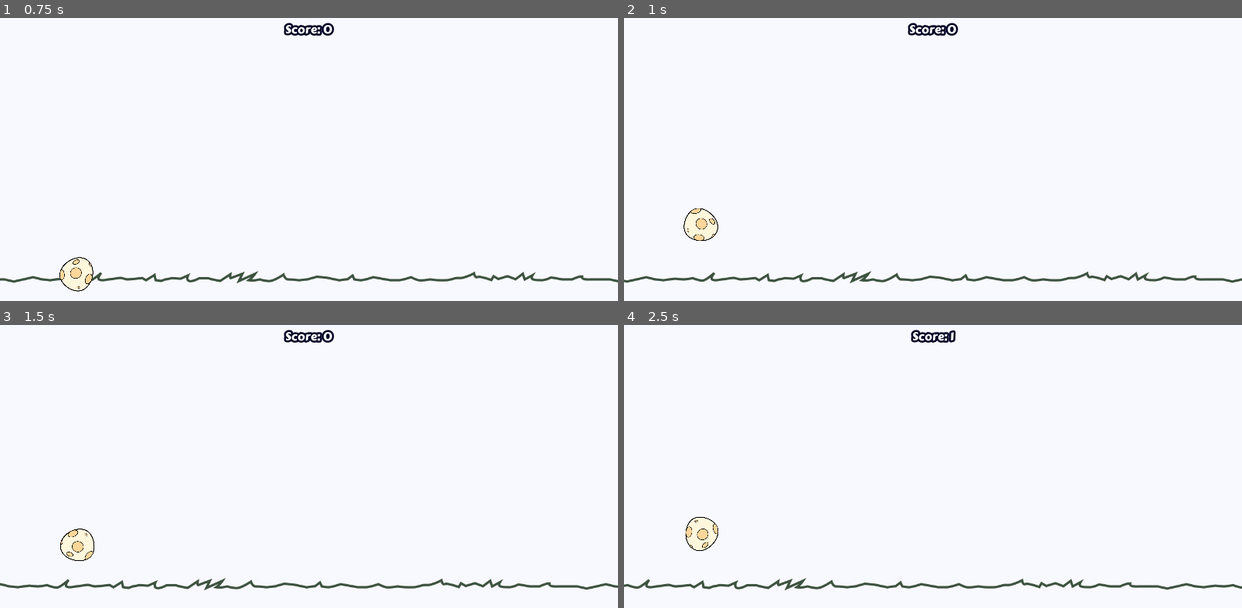
Above: before the commit, frames 1-4 (two rows, left to right).
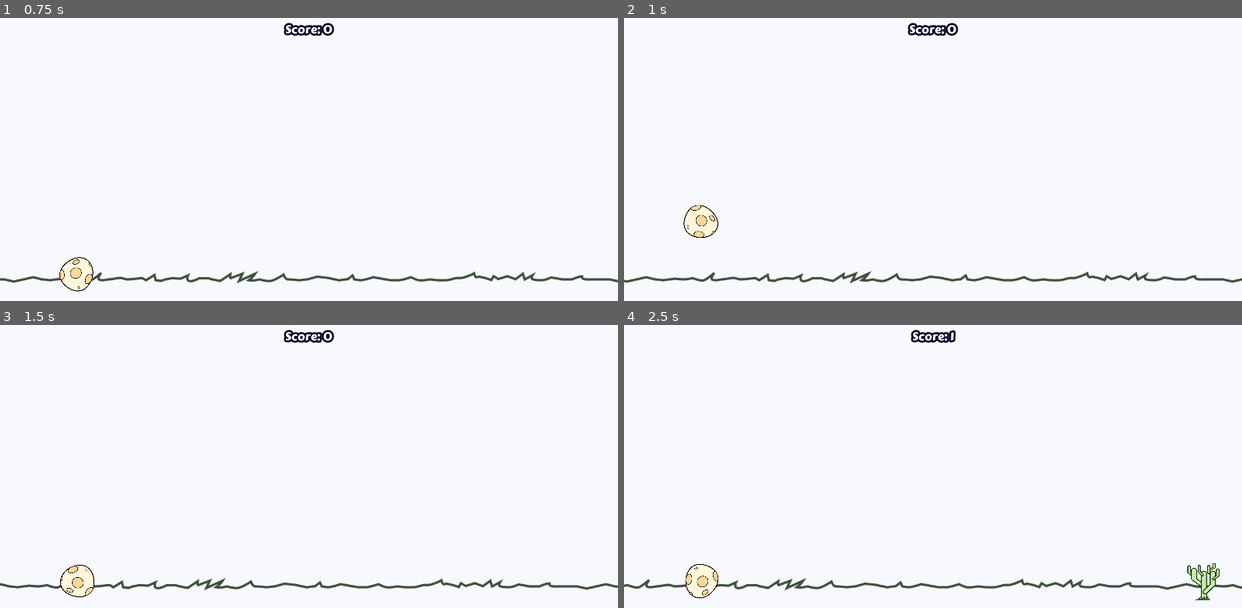
Above: after the commit, the same moments.

Repository: deutandev/Godot-Egg-Roll
Game: Godot game, scene res://src/UI/title.tscn
The game is run twice, just before and just after one commit, with the same random seed, the same clock (stepped at 60 frames per second) and the same inputs.
Inputs:
- Up to frame 1 (0.75 s): tap Enter at 0.5 s; tap Space (jump) at 0.6 s
- Up to frame 2 (1 s): tap Space (jump) at 0.77 s
- Up to frame 3 (1.5 s): tap Space (jump) at 1.07, 1.35 s
- Up to frame 4 (2.5 s): tap Space (jump) at 1.52, 1.82, 2.1 s

Frame 1 is identical in both runs. In frame 2, 0.3% of the frame differs, in the area x 9-16%, y 65-79%; in frame 3, 1.0%; in frame 4, 1.4%, in the area x 9-97%, y 67-98%.

Commit message:
Fix obstacle speed updates

Diff:
--- a/src/Global/Global.gd
+++ b/src/Global/Global.gd
@@ -2,3 +2,4 @@
 
 var current_score = 0
 var high_score = 0
+var obs_speed = 350
--- a/src/Main/Main.gd
+++ b/src/Main/Main.gd
@@ -1,8 +1,10 @@
 extends Node2D
 
 
+onready var score_label = $Control/CanvasLayer/ScoreLabel
 const OBSTACLE = preload("res://src/Obstacles/Obstacle.tscn")
-onready var score_label = $Control/CanvasLayer/ScoreLabel
+const OBS = preload("res://src/Obstacles/Obstacle2.tscn")
+var obs_list = [OBSTACLE, OBS]
 
 
 func _ready():
@@ -10,7 +12,7 @@
 
 
 func _on_ObstacleTimer_timeout():
-	var obs = OBSTACLE.instance()
+	var obs = obs_list[randi() % obs_list.size()].instance()
 	obs.position.y = $PlayerNode.position.y
 	add_child(obs)
 	$ObstacleTimer.wait_time = rand_range(0.5, 3)
--- a/src/Main/Main.tscn
+++ b/src/Main/Main.tscn
@@ -27,7 +27,7 @@
 shape = SubResource( 1 )
 
 [node name="ObstacleTimer" type="Timer" parent="."]
-wait_time = 3.0
+wait_time = 1.5
 autostart = true
 
 [node name="Control" type="Control" parent="."]
--- a/src/Obstacles/Obstacle.gd
+++ b/src/Obstacles/Obstacle.gd
@@ -1,12 +1,10 @@
 extends Area2D
-
-var obs_speed = 350
 
 
 func _process(delta):
-	position.x -= obs_speed * delta
+	position.x -= Global.obs_speed * delta
 	if Global.current_score % 50 == 0:
-		obs_speed += 1
+		Global.obs_speed += 0.7
 
 
 func _on_VisibilityNotifier2D_viewport_exited(viewport):
--- a/src/Player/Player.gd
+++ b/src/Player/Player.gd
@@ -4,7 +4,7 @@
 #Jump
 export var fall_gravity_scale := 200.0
 export var low_jump_gravity_scale := 150.0
-export var jump_power := 650.0
+export var jump_power := 680.0
 var jump_released = false
 
 #Physics
--- a/src/Player/Player.tscn
+++ b/src/Player/Player.tscn
@@ -55,7 +55,8 @@
 
 [node name="CollisionShape2D" type="CollisionShape2D" parent="Player/Area2D"]
 position = Vector2( 0, 1 )
-shape = SubResource( 2 )
+shape = SubResource( 3 )
+disabled = true
 
 [node name="JumpAudio" type="AudioStreamPlayer" parent="Player"]
 stream = ExtResource( 3 )
Not shown, changed: .mono/metadata/ide_messaging_meta.txt
Not shown: 3 places in src/Player/Player.tscn that only renumber resources
